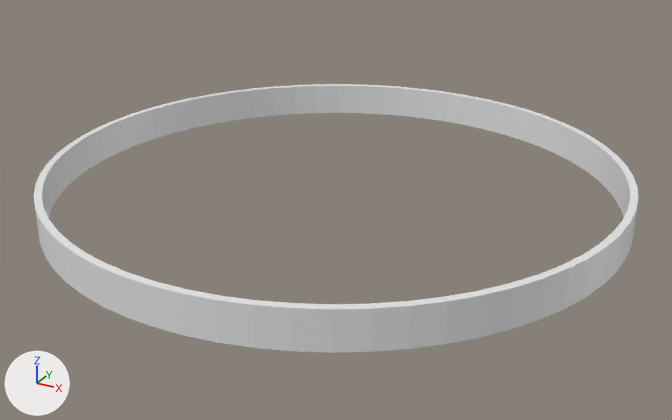
One commit to the Blender file Assets/Models/Castle/WallInner.blend: the scene before it, then after it.
Before and after are seen from a camera (50 mm lens) standing at (58.0, -105.5, 50.9) and looking at (1.0, -1.9, -0.9). The axes (+X, +Y, +Z) are drawn at lower left. The lights are the same throughout. The same objects are shown in both versions, whatever each file hides. Materials are left out; every surface is plain grey.

The older version as bpy lines, for what is in view:
```python
me_circle = bpy.data.meshes.new('Circle')
me_circle.from_pydata(...)  # 256 vertices, 256 faces; spans x -40.0..40.0, y -40.0..40.0, z 0.0..5.0
# faces by material slot: [248, 8]
me_circle.materials.append(mat_material_001)
me_circle.materials.append(mat_material_002)
ob_circle = bpy.data.objects.new('Circle', me_circle)
ob_circle.location = (0.0, 0.0, 0.0)
```
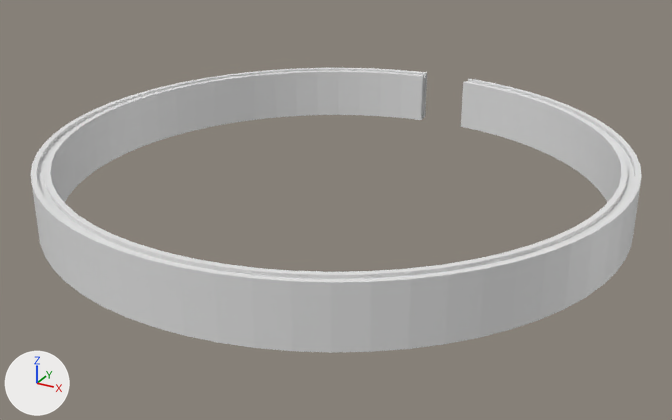
Where the change shows, as pixel boxes [x1, y1, x2, y2] in the pictures (672 x 420 px):
'Circle', reshaped: before [34, 84, 638, 353]; after [31, 68, 642, 353]
part 1 of me_circle, built on: before [34, 84, 638, 309]; after [31, 68, 642, 309]

The change, as a list of edits to the scene's bpy script:
```text
Change me_circle:
    used by ob_circle; location = (0.0, 0.0, 0.0)
    remove me_circle.from_pydata(...)  # 256 vertices, 256 faces; spans x -40.0..40.0, y -40.0..40.0, z 0.0..5.0
    add me_circle.from_pydata(...)  # 1008 vertices, 992 faces; spans x -40.0..40.0, y -40.0..39.8, z 0.0..8.0
    me_circle part 1: 122 vertices moved from x -39.0..39.0, y -39.0..38.2, z 0.0..5.0 to x -40.0..40.0, y -40.0..39.2, z 0.1..6.0; 8 vertices removed from x -3.8..3.8, y 38.8..40.0, z 0.0..5.0; 760 vertices added at x -40.0..40.0, y -40.0..39.8, z 0.1..8.0
```
